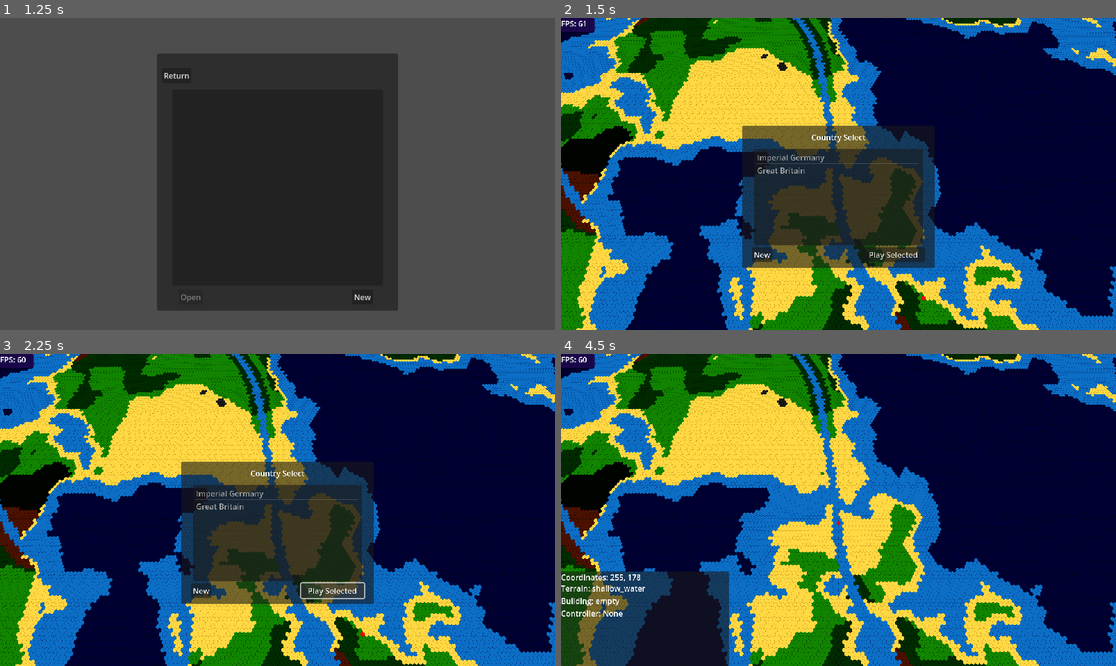
Above: before the commit, frames 1-4 (two rows, left to right).
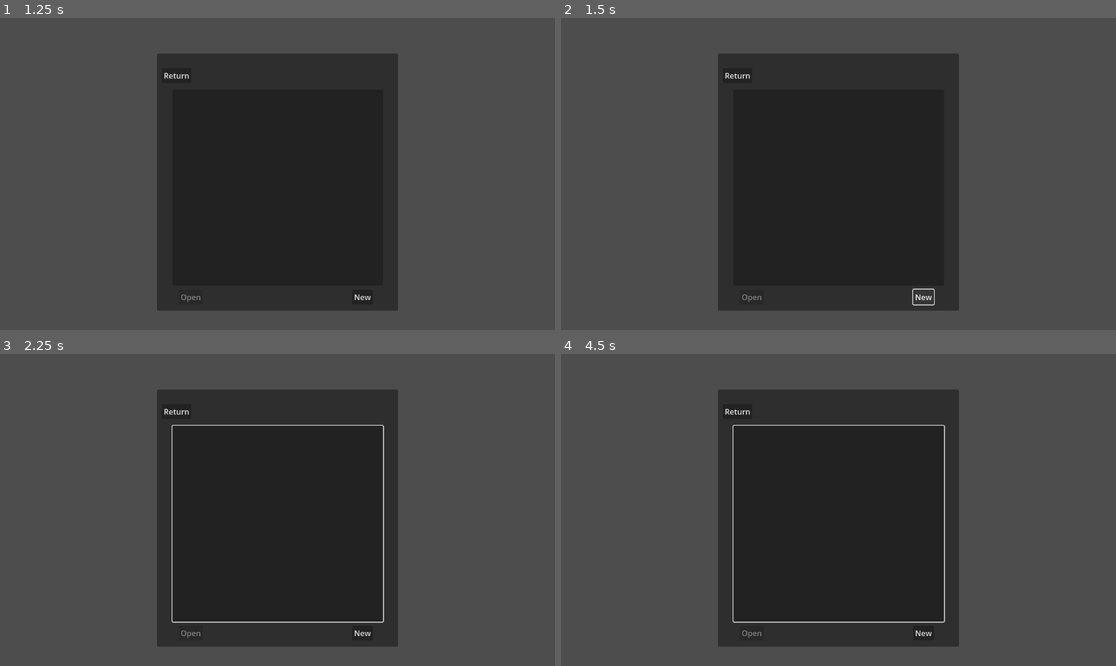
Above: after the commit, the same moments.

Repository: Bonono63/Grand-Strategy-Prototype-II
Game: Godot game, scene res://Menus/main_menu.tscn
The game is run twice, just before and just after one commit, with the same random seed, the same clock (stepped at 60 frames per second) and the same inputs.
Inputs (mouse positions are in pixels of both pictures, inside the frame that each line leads up to):
- Up to frame 1 (1.25 s): click "Singleplayer" at 0.5 s
- Up to frame 2 (1.5 s): click "New" at 1.25 s
- Up to frame 3 (2.25 s): click (333, 591) at 2 s, where only the run before the commit has a clickable "Play Selected"
- Up to frame 4 (4.5 s): click (894, 591) at 2.75 s, where only the run before the commit has a clickable "Play Selected"; click "New" at 3.5 s; click (838, 522) at 4.25 s, where only the run before the commit has a clickable "Confirm"

Frame 1 is identical in both runs. In frame 2, 93% of the frame differs, in the area x 0-100%, y 0-100%; in frame 3, 93%; in frame 4, 100%.
Error before the commit: Invalid access of index '0' on a base object of type: 'PackedInt32Array'. (res://UI/lobby_prompt.gd:21)
Error after the commit: Parse Error: Identifier "_city_center" not declared in the current scope. (res://World/Map.gd:41)

Commit message:
fortnite

Diff:
--- a/UI/starting_city_prompt.gd
+++ b/UI/starting_city_prompt.gd
@@ -2,7 +2,7 @@
 
 @onready var confirm_button = $Confirm
 
-var selected_tile : Vector2
+var selected_tile : Vector2i
 
 var display_name : String
 
@@ -23,7 +23,21 @@
 	$Label.text = "Invalid Selection"
 
 func confirmed():
+	Queue.add_command(Queue.types.create_country, { "color" : Color(randf_range(0,1), randf_range(0,1), randf_range(0,1)), "display_name" : display_name})
+	Queue.add_command(Queue.types.set_territory, {"x":selected_tile.x, "y":selected_tile.y, "controller_id":Map.countries.size()+1})
+	Queue.add_command(Queue.types.set_territory, {"x":selected_tile.x-1, "y":selected_tile.y, "controller_id":Map.countries.size()+1})
+	Queue.add_command(Queue.types.set_territory, {"x":selected_tile.x+1, "y":selected_tile.y, "controller_id":Map.countries.size()+1})
+	if selected_tile.y % 2 == 0:
+		print("even")
+		Queue.add_command(Queue.types.set_territory, {"x":selected_tile.x, "y":selected_tile.y+1, "controller_id":Map.countries.size()+1})
+		Queue.add_command(Queue.types.set_territory, {"x":selected_tile.x+1, "y":selected_tile.y+1, "controller_id":Map.countries.size()+1})
+		Queue.add_command(Queue.types.set_territory, {"x":selected_tile.x, "y":selected_tile.y-1, "controller_id":Map.countries.size()+1})
+		Queue.add_command(Queue.types.set_territory, {"x":selected_tile.x+1, "y":selected_tile.y-1, "controller_id":Map.countries.size()+1})
+	else:
+		Queue.add_command(Queue.types.set_territory, {"x":selected_tile.x-1, "y":selected_tile.y+1, "controller_id":Map.countries.size()+1})
+		Queue.add_command(Queue.types.set_territory, {"x":selected_tile.x, "y":selected_tile.y+1, "controller_id":Map.countries.size()+1})
+		Queue.add_command(Queue.types.set_territory, {"x":selected_tile.x-1, "y":selected_tile.y-1, "controller_id":Map.countries.size()+1})
+		Queue.add_command(Queue.types.set_territory, {"x":selected_tile.x, "y":selected_tile.y-1, "controller_id":Map.countries.size()+1})
 	Queue.add_command(Queue.types.construct_building, { "x" : selected_tile.x, "y" : selected_tile.y, "building_type" : tile.building_types.city_center})
-	Queue.add_command(Queue.types.create_country, { "color" : Color(randf_range(0,1), randf_range(0,1), randf_range(0,1)), "display_name" : display_name})
 	get_parent().get_parent().emit_signal("setup_finished")
 	self.queue_free()
--- a/World/Map.gd
+++ b/World/Map.gd
@@ -14,7 +14,8 @@
 
 var countries : Array
 
-var city_centers : Array
+var city_centers : Dictionary
+var urban_centers : Dictionary
 
 # Meant to clear all previously stored tile data when the World is exited ( The Map is otherwise persistant in memory after loading it )
 func clear(_size : Vector2i):
@@ -34,9 +35,12 @@
 func add_building(x : int, y : int, value : int):
 	if x <= size.x && y <= size.y:
 		tile_map[x][y].building = value
+		var pos = (y+(x*Map.size.x))
 		match value:
 			tile.building_types.city_center:
-				pass
+				city_centers[str(pos)] = _city_center.new()
+			tile.building_types.urban_center:
+				urban_centers[str(pos)] = _urban_center.new()
 			_:
 				pass
 		emit_signal("building_map_change", Vector2i(x,y))
@@ -57,8 +61,8 @@
 	new_country.color = color
 	new_country.display_name = display_name
 	countries.append(new_country)
-	print("country created ", display_name, " id: ", countries.size())
 	emit_signal("country_created")
 
 func iterate_cities() -> void:
+
 	pass
--- a/World/World.gd
+++ b/World/World.gd
@@ -131,15 +131,26 @@
 
 	var building = Map.tile_map[pos.x][pos.y].building
 
-	var instance
+	var instance = null
+
+	var _name = str(pos.y+(pos.x*Map.size.x))
+
+	for child in $"Building Layer".get_child_count():
+		var node = $"Building Layer".get_child(child)
+		if node.name == _name:
+			node.queue_free()
 
 	match building:
 		tile.building_types.city_center:
-			instance = preload("res://World/city_model.tscn").instantiate()
-			var world_space = get_tile_world_pos(pos)
-			instance.position = Vector3(world_space.x, 0, world_space.y)
-
-	$"Building Layer".add_child(instance)
+			instance = preload("res://World/city_center_model.tscn").instantiate()
+		tile.building_types.urban_center:
+			instance = preload("res://World/urban_model.tscn").instantiate()
+
+	if instance != null:
+		instance.name = _name
+		var world_space = get_tile_world_pos(pos)
+		instance.position = Vector3(world_space.x, 0, world_space.y)
+		$"Building Layer".add_child(instance)
 
 func on_territory_map_update(coordinates : Vector2i):
 	set_color(coordinates, get_tile_color(coordinates))
@@ -585,7 +596,21 @@
 	else:
 		controller = "None"
 
-	info.text = str("Terrain: ", tile.terrain_types.keys()[Map.tile_map[x][y].terrain_type], "\nBuilding: ", tile.building_types.keys()[Map.tile_map[x][y].building], "\nController: ", controller)
+	var building_details = ""
+
+	if Map.tile_map[x][y].building > 0:
+		match Map.tile_map[x][y].building:
+			tile.building_types.city_center:
+				var details = Map.city_centers[str(y+(x*Map.size.x))]
+				building_details = str("\nfood: ",details.food,"\npop: ",details.pop)
+			tile.building_types.urban_center:
+				var details = Map.city_centers[str(y+(x*Map.size.x))]
+				building_details = str("\npop: ",details.pop)
+
+	info.text = str("Terrain: ", tile.terrain_types.keys()[Map.tile_map[x][y].terrain_type],
+	"\nBuilding: ", tile.building_types.keys()[Map.tile_map[x][y].building],
+	building_details,
+	"\nController: ", controller)
 
 func pick_starting_city_prompt():
 	var starting_city_prompt = preload("res://UI/starting_city_prompt.tscn").instantiate()
--- a/World/city.gd
+++ /dev/null
@@ -1,10 +0,0 @@
-class_name city
-extends Node
-
-var food
-var people
-var id : int
-
-# Called when the node enters the scene tree for the first time.
-func _ready():
-	pass # Replace with function body.
--- a/World/city_model.tscn
+++ /dev/null
@@ -1,8 +0,0 @@
-[gd_scene load_steps=2 format=3 uid="uid://c4jjcnf6l5kgw"]
-
-[sub_resource type="BoxMesh" id="BoxMesh_a1ja4"]
-size = Vector3(0.5, 0.5, 0.5)
-
-[node name="MeshInstance3D" type="MeshInstance3D"]
-transform = Transform3D(1, 0, 0, 0, 1, 0, 0, 0, 1, 0, 0.25, 0)
-mesh = SubResource("BoxMesh_a1ja4")
--- a/World/terrain.gdshader
+++ b/World/terrain.gdshader
@@ -71,7 +71,7 @@
 		if (!(length(center) > 0.435))
 		{
 			//ALBEDO = vec3(0.0);
-			ALBEDO = COLOR.xyz;
+			//ALBEDO = COLOR.xyz;
 		}
 	}
 
--- a/World/tile.gd
+++ b/World/tile.gd
@@ -39,8 +39,9 @@
 enum building_types {
 	empty,
 	city_center,
+	urban_center,
+	farm,
 	castle,
 	moat,
-	farm,
 	mill,
 }
